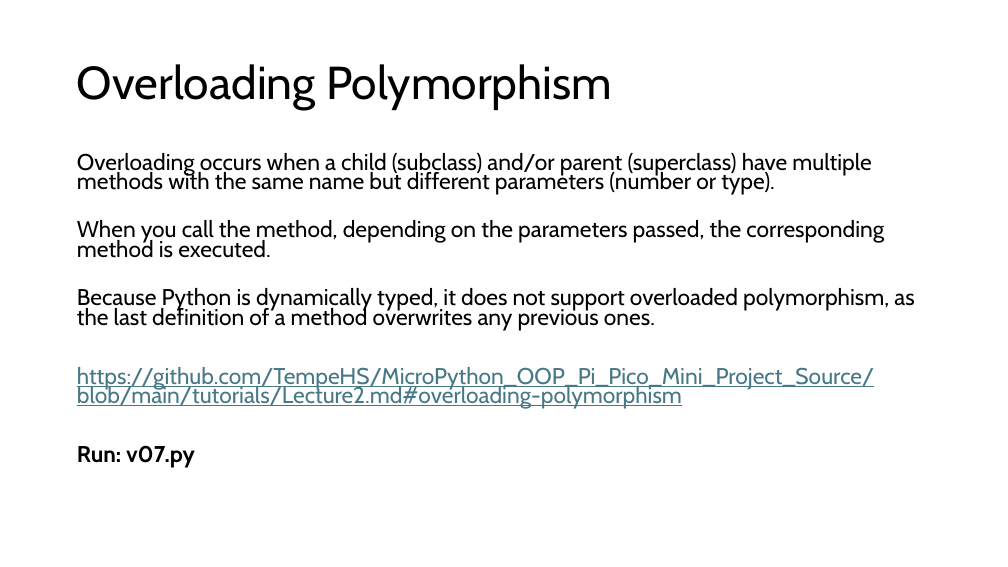
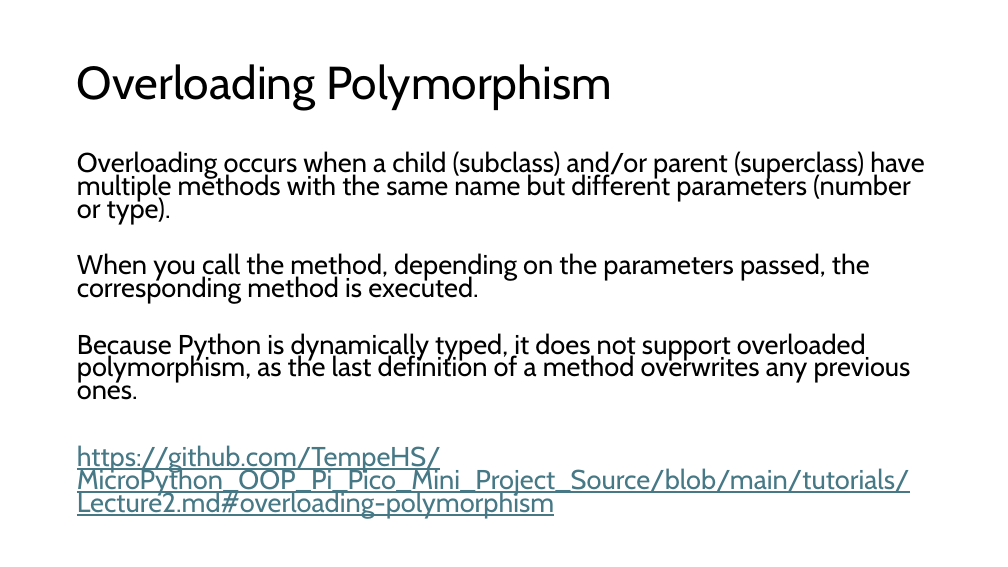
Before and after one commit to TempeHS/MicroPython_OOP_Pi_Pico_Mini_Project_Source, a slide deck: slide 19 of tutorials/presentations/Lecture2.pptx (slide 8 before the commit). Drawn at 1008x567 pixels with LibreOffice and Linux fonts; fonts in the diff are those of the drawing. Boxes give left, top, right and bottom in pixels: in the first picture for what was removed or moved away, otherwise in the second. Text is boxed around its words. In the diff, an @@ line names an element or a change of style, - is before the commit and + after.

```diff
--- a/tutorials/presentations/Lecture2.pptx
+++ b/tutorials/presentations/Lecture2.pptx
@@ text "Overloading occurs when a child ..." at (77, 151, 924, 518): size 21.7 to 25.9 pt @@
@@ text at (77, 445, 195, 468): paragraph removed @@
-Run: v07.py
```
Also in this commit, not shown: 4 other slides changed, 11 slides added, 14 other files.
